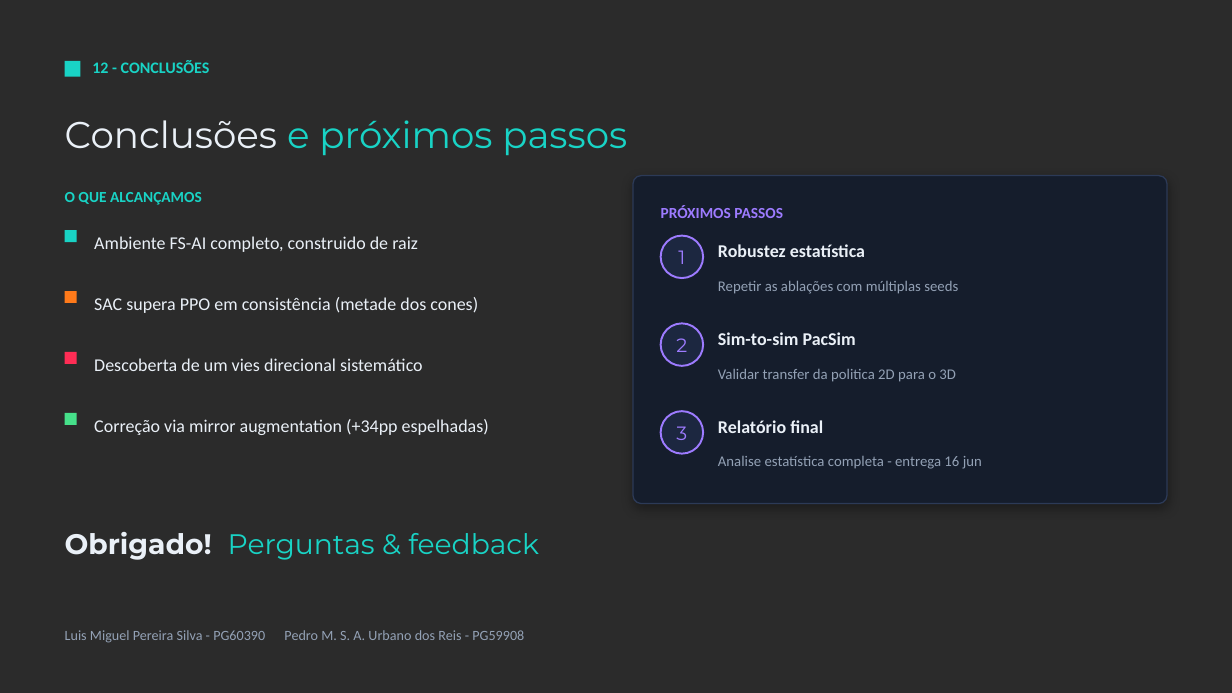
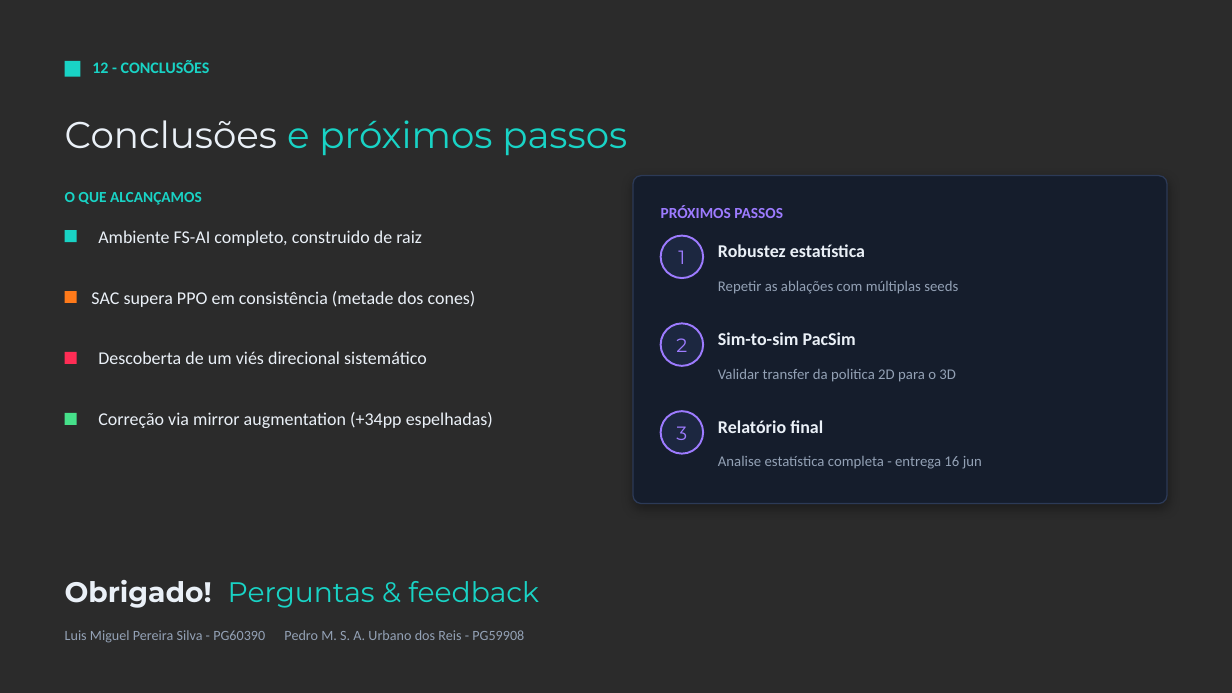
Before and after one commit to pedroreis2468/AR2, a slide deck: slide 13 of docs/presentation.pptx. Drawn at 1232x693 pixels with LibreOffice and Linux fonts; fonts in the diff are those of the drawing; background and template pictures are left out; a plain dark background stands for a picture behind light text. Boxes give left, top, right and bottom in pixels: in the first picture for what was removed or moved away, otherwise in the second. Text is boxed around its words. In the diff, an @@ line names an element or a change of style, - is before the commit and + after.

```diff
--- a/docs/presentation.pptx
+++ b/docs/presentation.pptx
@@ text "Ambiente FS-AI completo, construido de ...": place and size @@
-text "Ambiente FS-AI completo, construido de ..." at bbox=[94, 236, 418, 252]
+text "Ambiente FS-AI completo, construido de ..." at bbox=[98, 230, 422, 246]
@@ text "SAC supera PPO em consistência ...": place and size @@
-text "SAC supera PPO em consistência ..." at bbox=[94, 297, 478, 313]
+text "SAC supera PPO em consistência ..." at bbox=[91, 291, 476, 307]
@@ text at bbox=[98, 351, 427, 364]: text changed @@
-Descoberta de um vies direcional sistemático
+Descoberta de um viés direcional sistemático
@@ text "Correção via mirror augmentation (+34pp ...": place and size @@
-text "Correção via mirror augmentation (+34pp ..." at bbox=[94, 419, 489, 435]
+text "Correção via mirror augmentation (+34pp ..." at bbox=[98, 412, 493, 428]
@@ text "Obrigado! Perguntas & feedback": place and size @@
-text "Obrigado! Perguntas & feedback" at bbox=[65, 532, 539, 560]
+text "Obrigado! Perguntas & feedback" at bbox=[65, 580, 539, 608]
```
Also in this commit, not shown: 2 other slides changed.
